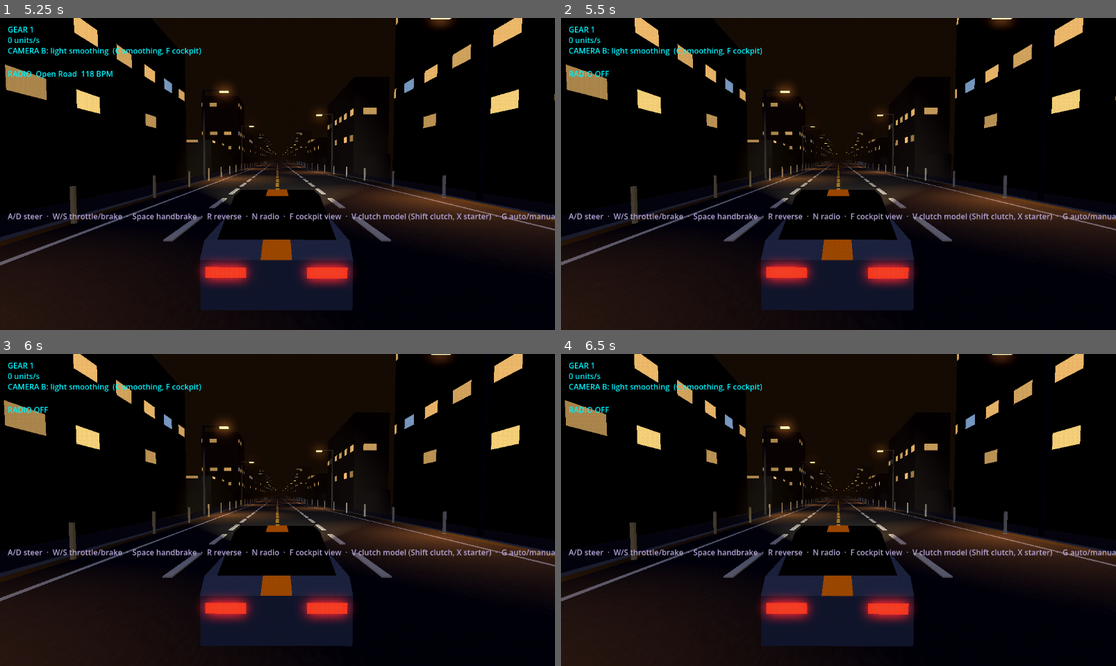
Above: before the commit, frames 1-4 (two rows, left to right).
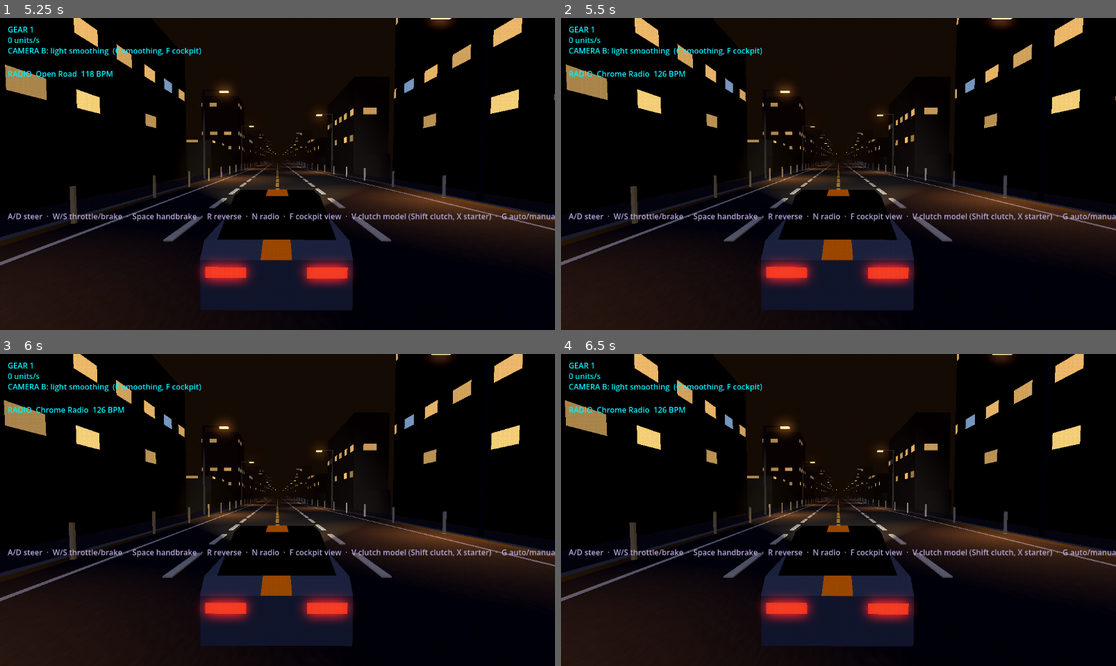
Above: after the commit, the same moments.

Repository: SmurfyHehe/neon-overdrive
Game: Godot game, scene res://Game.tscn
Same seed, same stepped clock (60 frames per second), same inputs: the game is played once before the commit and once after it.
Inputs (mouse positions are in pixels of both pictures, inside the frame that each line leads up to):
- Up to frame 1 (5.25 s): tap Enter at 0.5 s; move the mouse to (399, 158) at 0.52 s; hold D (steer_right) 0.53-1.25 s; tap N (radio_next) at 0.6, 2.3, 3.8 s; click (399, 158) at 0.67 s; drag from (166, 189) to (249, 236) at 1.27 s; move the mouse to (333, 105) at 2.02 s; hold D (steer_right) 2.03-2.75 s; tap C (camera_cycle) at 2.1 s; drag from (249, 236) to (111, 127) at 2.77 s; move the mouse to (444, 220) at 3.52 s; hold A (steer_left) 3.53-4.25 s; hold Shift (clutch) 3.53-4.25 s; drag from (111, 127) to (194, 96) at 4.27 s; move the mouse to (305, 174) at 5.02 s; hold S (brake) from 5.03 s (still down); hold X (starter) from 5.03 s (still down); click (305, 174) at 5.17 s
- Up to frame 2 (5.5 s): keep holding S (brake); keep holding X (starter); tap N (radio_next) at 5.3 s
- Up to frame 3 (6 s): release S (brake) at 5.75 s; release X (starter) at 5.75 s; drag from (194, 432) to (166, 525) at 5.77 s
- Up to frame 4 (6.5 s): no input

Frame 1 is identical in both runs. In frame 2, 0.2% of the frame differs, in the area x 6-23%, y 16-19%; in frame 3, 0.2%; in frame 4, 0.2%.

Commit message:
Phase C radio: six stations, DJ breaks with captions, ducking and a chime
Co-Authored-By: Claude Sonnet 5.5 <noreply@anthropic.com>

Diff:
--- a/scripts/radio_manager.gd
+++ b/scripts/radio_manager.gd
@@ -22,12 +22,23 @@
 const TOAST_SECS := 3.0
 const SPEAKER_CUTOFF_HZ := 7500.0
 const GAIN := 0.8
+const DUCK_DB := -11.0          # the music under the DJ
+const DUCK_RATE := 6.0          # 1/s, how fast it ducks and comes back
+const CHIME_NOTES := [76, 79, 83, 88]   # E5 G5 B5 E6, the stinger at the start of a break
 
 ## -1 = off, else an index into RadioSequencer.STATIONS.
 var station := -1
 var static_left := 0.0
 var toast_text := ""
 var toast_left := 0.0
+## DJ break (see RadioSequencer.break_state): true while the tuned station is in one.
+var dj_active := false
+var dj_text := ""
+var chime_count := 0
+var duck := 1.0                # current music gain, 1 = full
+var _dj_label: Label
+var _chime_left := 0.0
+var _in_break_before := false
 
 var _player: AudioStreamPlayer
 var _playback: AudioStreamGeneratorPlayback
@@ -59,6 +70,16 @@
 	_label.add_theme_color_override("font_color", Color(0.0, 0.96, 1.0))
 	_label.visible = false
 	layer.add_child(_label)
+	_dj_label = Label.new()
+	_dj_label.set_anchors_and_offsets_preset(Control.PRESET_CENTER_BOTTOM)
+	_dj_label.position = Vector2(-360, -150)
+	_dj_label.custom_minimum_size = Vector2(720, 0)
+	_dj_label.horizontal_alignment = HORIZONTAL_ALIGNMENT_CENTER
+	_dj_label.autowrap_mode = TextServer.AUTOWRAP_WORD_SMART
+	_dj_label.add_theme_color_override("font_color", Color(1.0, 0.54, 0.12))
+	_dj_label.add_theme_font_size_override("font_size", 20)
+	_dj_label.visible = false
+	layer.add_child(_dj_label)
 
 ## Music bus: a gentle low-pass, once, so the radio sounds like a car stereo.
 func _ensure_speaker_filter() -> void:
@@ -84,6 +105,37 @@
 		toast_text = "RADIO OFF"
 	toast_left = TOAST_SECS
 
+## DJ break bookkeeping for the tuned station: caption, ducking, and the chime when a
+## break begins (also when you tune in mid-break, so you hear it start).
+func _update_dj(delta: float) -> void:
+	var in_break := false
+	if station >= 0:
+		var st := RadioSequencer.break_state(station, station_time(station))
+		in_break = st.in_break
+		if in_break:
+			var lines: Array = RadioSequencer.STATIONS[station].dj
+			dj_text = "%s: %s" % [RadioSequencer.STATIONS[station].name, lines[st.line]]
+	if in_break and not _in_break_before:
+		chime_count += 1
+		_chime_left = 1.2
+	_in_break_before = in_break
+	dj_active = in_break
+	var want := db_to_linear(DUCK_DB) if in_break else 1.0
+	duck = lerpf(duck, want, 1.0 - exp(-DUCK_RATE * delta))
+	_dj_label.visible = in_break
+	_dj_label.text = dj_text
+
+## A short rising chime (four sine pings) mixed into a block.
+func _add_chime(block: PackedVector2Array, n: int) -> void:
+	for i in n:
+		var t := 1.2 - _chime_left + float(i) / MIX_RATE
+		var note := clampi(int(t / 0.25), 0, CHIME_NOTES.size() - 1)
+		var local := t - note * 0.25
+		var env := exp(-7.0 * local) * clampf(local * 200.0, 0.0, 1.0)
+		var v := sin(TAU * RadioSequencer.midi_hz(CHIME_NOTES[note]) * t) * env * 0.35
+		block[i] += Vector2(v, v)
+	_chime_left = maxf(_chime_left - float(n) / MIX_RATE, 0.0)
+
 ## Where a station is in its song right now, in seconds on its own clock.
 func station_time(s: int) -> float:
 	return _clock + _offsets[s]
@@ -94,6 +146,7 @@
 	_label.visible = toast_left > 0.0
 	_label.text = toast_text
 	static_left = maxf(static_left - delta, 0.0)
+	_update_dj(delta)
 	if _playback == null:
 		return
 	var n := _playback.get_frames_available()
@@ -104,7 +157,9 @@
 		block = _sequencer.render(station, _cursor, n)
 		_cursor += n
 		for i in n:
-			block[i] *= GAIN
+			block[i] *= GAIN * duck
+		if _chime_left > 0.0:
+			_add_chime(block, n)
 	else:
 		block.resize(n)
 	if static_left > 0.0:
--- a/scripts/radio_sequencer.gd
+++ b/scripts/radio_sequencer.gd
@@ -16,13 +16,30 @@
 # name, bpm, root (midi note of the chord root's tonic), chords (semitone offset of each
 # bar's root, and whether it is minor), arp pattern (indices into the chord's 4 notes),
 # bass pattern (16 steps, 1 = play), pulse width, brightness.
+# "dj" is the station banter: text lines shown as captions in the DJ break that ends
+# each track (a track is LOOPS_PER_TRACK loops of the band). All original lines, no
+# voice: the station music ducks and a short chime plays while the caption shows.
+const LOOPS_PER_TRACK := 6
+const BREAK_SECS := 7.0
 const STATIONS := [
 	{"name": "Neon FM", "bpm": 108.0, "root": 57, "chords": [[0, true], [-4, false], [-7, false], [-2, false]],
-		"arp": [0, 1, 2, 3, 2, 1, 2, 3], "bass": [1, 0, 1, 1, 1, 0, 1, 0, 1, 0, 1, 1, 1, 0, 1, 0], "pulse": 0.35, "bright": 0.7},
+		"arp": [0, 1, 2, 3, 2, 1, 2, 3], "bass": [1, 0, 1, 1, 1, 0, 1, 0, 1, 0, 1, 1, 1, 0, 1, 0], "pulse": 0.35, "bright": 0.7,
+		"dj": ["You are on Neon FM. Palm trees, wet asphalt, nothing but time.", "That was the sound of a city that never lifts off the gas. Stay with us.", "Neon FM, where every red light is just a suggestion to dream.", "Eighty degrees and falling, traffic is a myth. Keep it flat."]},
 	{"name": "Night Drive", "bpm": 94.0, "root": 50, "chords": [[0, true], [-2, false], [-4, false], [-5, true]],
-		"arp": [0, 2, 1, 3, 0, 2, 3, 1], "bass": [1, 0, 0, 1, 0, 0, 1, 0, 1, 0, 0, 1, 0, 0, 1, 0], "pulse": 0.5, "bright": 0.5},
+		"arp": [0, 2, 1, 3, 0, 2, 3, 1], "bass": [1, 0, 0, 1, 0, 0, 1, 0, 1, 0, 0, 1, 0, 0, 1, 0], "pulse": 0.5, "bright": 0.5,
+		"dj": ["Night Drive. Low beams, low tempo, long road.", "If you can hear this, you are still awake. Good. So are we.", "Slow down just enough to feel the engine think about it.", "This is the hour when the highway belongs to the ones who listen."]},
 	{"name": "Open Road", "bpm": 118.0, "root": 52, "chords": [[0, true], [-5, false], [-4, false], [-7, true]],
-		"arp": [0, 1, 3, 2, 0, 1, 3, 2], "bass": [1, 1, 0, 1, 1, 1, 0, 1, 1, 1, 0, 1, 1, 1, 0, 1], "pulse": 0.25, "bright": 0.9},
+		"arp": [0, 1, 3, 2, 0, 1, 3, 2], "bass": [1, 1, 0, 1, 1, 1, 0, 1, 1, 1, 0, 1, 1, 1, 0, 1], "pulse": 0.25, "bright": 0.9,
+		"dj": ["Open Road. Four lanes each way and nobody to tell you no.", "Wind up the revs, we will wind up the synths.", "The speedometer is only a rumour. Open Road keeps it moving.", "Next up: more horizon than you can burn."]},
+	{"name": "Chrome Radio", "bpm": 126.0, "root": 55, "chords": [[0, true], [-2, false], [-5, false], [-7, true]],
+		"arp": [0, 3, 1, 2, 3, 0, 2, 1], "bass": [1, 0, 1, 0, 1, 0, 1, 1, 1, 0, 1, 0, 1, 0, 1, 1], "pulse": 0.3, "bright": 1.0,
+		"dj": ["Chrome Radio, polished to a mirror finish.", "Shift when it sings, not when it screams.", "Fast, loud and a little bit shiny. You know where you are.", "If it is not reflecting streetlights, it is not on the playlist."]},
+	{"name": "Sunset Drive", "bpm": 88.0, "root": 53, "chords": [[0, false], [-5, false], [-3, true], [-7, false]],
+		"arp": [0, 1, 2, 1, 3, 2, 1, 0], "bass": [1, 0, 0, 0, 1, 0, 0, 1, 1, 0, 0, 0, 1, 0, 1, 0], "pulse": 0.45, "bright": 0.6,
+		"dj": ["Sunset Drive. The sky is the colour of a cooling brake disc.", "Windows down, volume up, plans optional.", "Orange to purple to black. We will be here when the stars come on.", "Take the long way home. That is what this station is for."]},
+	{"name": "Midnight Run", "bpm": 102.0, "root": 48, "chords": [[0, true], [-4, true], [-2, false], [-7, true]],
+		"arp": [0, 2, 3, 2, 1, 3, 2, 0], "bass": [1, 1, 0, 0, 1, 1, 0, 1, 1, 1, 0, 0, 1, 0, 1, 1], "pulse": 0.4, "bright": 0.55,
+		"dj": ["Midnight Run. If someone is behind you, we play it louder.", "Dark roads, clean lines, no questions.", "This is the track you drive to when you have already decided.", "Lights off the mirror, eyes on the next corner. Midnight Run."]},
 ]
 
 var _rng_state := 12345
@@ -36,6 +53,20 @@
 
 static func midi_hz(note: float) -> float:
 	return 440.0 * pow(2.0, (note - 69.0) / 12.0)
+
+## Seconds in one DJ-to-DJ track of the station.
+static func track_seconds(station: int) -> float:
+	return loop_seconds(station) * LOOPS_PER_TRACK
+
+## Where a station is in its track and DJ break at `seconds` on its clock:
+## {"in_break": bool, "line": index into its "dj" lines, "into": seconds into the break}.
+static func break_state(station: int, seconds: float) -> Dictionary:
+	var track := track_seconds(station)
+	var pos := fposmod(seconds, track)
+	var in_break := pos > track - BREAK_SECS
+	var lines: Array = STATIONS[station].dj
+	var n := int(floor(seconds / track))
+	return {"in_break": in_break, "line": n % lines.size(), "into": pos - (track - BREAK_SECS) if in_break else 0.0}
 
 ## Seconds in one loop of the station.
 static func loop_seconds(station: int) -> float:
--- a/tests/radio.gd
+++ b/tests/radio.gd
@@ -2,7 +2,7 @@
 
 # Radio test (Phase B, 2026-10-05), headless and silent (state and numbers only):
 # - the sequencer: every station renders the same samples for the same position,
-#   is audible (RMS 0.03-0.5), never clips or goes non-finite, the stations differ
+#   is audible (RMS 0.02-0.5), never clips or goes non-finite, the stations differ
 #   from each other, and rendering is cheap (under 25 percent of real time)
 # - the manager in the real game: N cycles the stations then off, a switch starts
 #   static and a toast, every station clock keeps running while another is tuned,
@@ -13,7 +13,7 @@
 
 const TIMEOUT_TICKS := 60 * 40
 
-enum Step { BOOT, CYCLE, RUN, RETUNE, PAUSE, DONE }
+enum Step { BOOT, CYCLE, RUN, DJ, DJ_OUT, PAUSE, DONE }
 
 var step := Step.BOOT
 var step_start := 0
@@ -22,6 +22,7 @@
 var radio: RadioManager
 var t_station0 := 0.0
 var cursor_before := 0
+var chimes_before := 0
 
 func _initialize() -> void:
 	_sequencer_tests()
@@ -46,7 +47,7 @@
 			peak = maxf(peak, absf(a[i].x))
 		var rms := sqrt(sum / a.size())
 		_check(same, "station %d is not deterministic" % s)
-		_check(rms > 0.03 and rms < 0.5, "station %d RMS %.3f outside 0.03-0.5" % [s, rms])
+		_check(rms > 0.02 and rms < 0.5, "station %d RMS %.3f outside 0.02-0.5" % [s, rms])
 		_check(peak < 1.0, "station %d peaks at %.2f" % [s, peak])
 		firsts.append(a)
 	for i in firsts.size():
@@ -55,6 +56,13 @@
 			for k in 4096:
 				diff += absf(firsts[i][k].x - firsts[j][k].x)
 			_check(diff / 4096.0 > 0.02, "stations %d and %d sound the same" % [i, j])
+	_check(RadioSequencer.station_count() >= 6, "expected at least 6 stations, got %d" % RadioSequencer.station_count())
+	for s in RadioSequencer.station_count():
+		var track := RadioSequencer.track_seconds(s)
+		_check(RadioSequencer.STATIONS[s].dj.size() >= 3, "station %d needs DJ lines" % s)
+		_check(RadioSequencer.break_state(s, track - 3.0).in_break, "station %d should be in a DJ break just before the track ends" % s)
+		_check(not RadioSequencer.break_state(s, 5.0).in_break, "station %d should not be in a break at the start" % s)
+		_check(RadioSequencer.break_state(s, track + 5.0).line != RadioSequencer.break_state(s, 5.0).line, "station %d should rotate its DJ lines" % s)
 	var t0 := Time.get_ticks_usec()
 	var secs := 8.0
 	var start := 0
@@ -89,8 +97,11 @@
 				seen.append(radio.station)
 				_check(radio.static_left > 0.0, "switching should start static")
 				_check(radio.toast_text != "", "switching should show a toast")
-			var want: Array[int] = [0, 1, 2, -1]
-			_check(seen == want, "N should cycle 0,1,2,off, got %s" % str(seen))
+			var want: Array[int] = []
+			for i in RadioSequencer.station_count():
+				want.append(i)
+			want.append(-1)
+			_check(seen == want, "N should cycle every station then off, got %s" % str(seen))
 			t_station0 = radio.station_time(0)
 			radio.next_station()  # tune station 0
 			cursor_before = radio._cursor
@@ -98,13 +109,28 @@
 		Step.RUN:
 			if waited >= 60 * 3:
 				_check(radio._cursor > cursor_before + 22050, "the tuned station should keep playing (cursor %d from %d)" % [radio._cursor, cursor_before])
-				radio.next_station()  # station 1; 0 keeps running
-				radio.next_station()  # station 2
-				radio.next_station()  # off
-				radio.next_station()  # station 0 again
+				for i in RadioSequencer.station_count() + 1:  # all the way round to station 0 again
+					radio.next_station()
 				var expect := int(radio.station_time(0) * RadioSequencer.MIX_RATE)
 				_check(absi(radio._cursor - expect) <= 2, "tuning in should land on the station clock (%d vs %d)" % [radio._cursor, expect])
 				_check(radio.station_time(0) > t_station0 + 2.0, "the station clock should have kept running")
+				# a DJ break: tune station 0 and put its clock 3 s before the track ends
+				radio.station = 0
+				radio._clock = RadioSequencer.track_seconds(0) - 3.0 - radio._offsets[0]
+				chimes_before = radio.chime_count
+				_go(Step.DJ)
+		Step.DJ:
+			if waited == 40:
+				_check(radio.dj_active, "the DJ break should be active")
+				_check(radio.dj_text.begins_with("Neon FM:"), "the DJ caption should name the station, got '%s'" % radio.dj_text)
+				_check(radio.chime_count == chimes_before + 1, "a break should play one chime")
+				_check(radio.duck < 0.6, "the music should duck under the DJ (%.2f)" % radio.duck)
+				radio._clock = RadioSequencer.track_seconds(0) * 0.3 - radio._offsets[0]  # well outside any break
+				_go(Step.DJ_OUT)
+		Step.DJ_OUT:
+			if waited == 90:
+				_check(not radio.dj_active, "the break should be over")
+				_check(radio.duck > 0.9, "the music should come back up (%.2f)" % radio.duck)
 				_go(Step.PAUSE)
 				game.game_state.pause()
 		Step.PAUSE:
